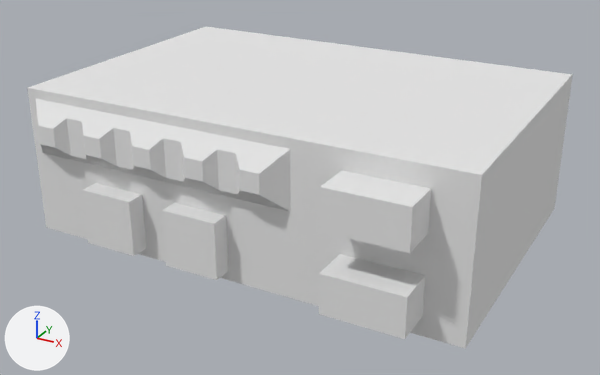
The OBJ model mccore/src/main/resources/assets/ivv/objmodels/parts/radiocopscanner.obj as it was, and as the next commit left it.
One viewpoint serves both versions: a 50 mm camera at (0.315, -0.584, 0.32) aimed at (0.006, -0.024, 0.04). Every picture has the same lights, and +X, +Y and +Z are marked at lower left. Where no turn or scale is listed for an object, it has been applied to the vertices.

The first picture shows 'cube', 'knob2', 'knob3', 'led1', 'led2', 'led3', 'led4', 'led5', 'ledbar', 'thing'.
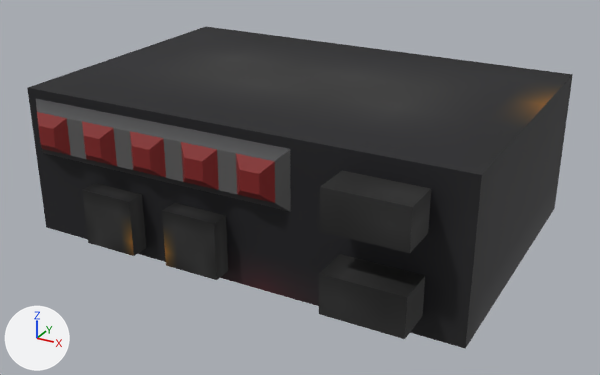
The newer file is also turned or shifted as a whole; pictures and numbers use the older file's frame.

Diff of the bpy script that builds the scene:
```diff
--- a/mccore/src/main/resources/assets/ivv/objmodels/parts/radiocopscanner.obj.py
+++ b/mccore/src/main/resources/assets/ivv/objmodels/parts/radiocopscanner.obj.py
@@ img_radiocopscanner_png @@
+img_radiocopscanner_png = load_image('radiocopscanner.png', '../../textures/parts/radiocopscanner.png', 32, 32, 'sRGB')
@@ mat_m_0_002 @@
+mat_m_0_002 = principled_material('m_0.002')
+mat_m_0_002.texture = img_radiocopscanner_png
+mat_m_0_002.roughness = 0.69
@@ me_cube @@
 me_cube.from_pydata(...)  # 8 vertices, 6 faces; spans x -0.188..0.188, y -0.125..0.125, z 0.0..0.125
-me_cube.materials.append(mat_m_0)  # white #e7e7e7
+me_cube.materials.append(mat_m_0_002)  # picture img_radiocopscanner_png
@@ me_knob2 @@
 me_knob2.from_pydata(...)  # 8 vertices, 6 faces; spans x -0.125..-0.0781, y -0.1406..-0.1094, z 0.0078..0.0547
-me_knob2.materials.append(mat_m_0)  # white #e7e7e7
+me_knob2.materials.append(mat_m_0_002)  # picture img_radiocopscanner_png
@@ me_knob3 @@
 me_knob3.from_pydata(...)  # 8 vertices, 6 faces; spans x -0.0469..0.0, y -0.1406..-0.1094, z 0.0078..0.0547
-me_knob3.materials.append(mat_m_0)  # white #e7e7e7
+me_knob3.materials.append(mat_m_0_002)  # picture img_radiocopscanner_png
@@ me_led1 @@
 me_led1.from_pydata(...)  # 8 vertices, 6 faces; spans x -0.1719..-0.1406, y -0.1406..-0.1328, z 0.0781..0.1094
-me_led1.materials.append(mat_m_0)  # white #e7e7e7
+me_led1.materials.append(mat_m_0_002)  # picture img_radiocopscanner_png
@@ me_led2 @@
 me_led2.from_pydata(...)  # 8 vertices, 6 faces; spans x -0.125..-0.0938, y -0.1406..-0.1328, z 0.0781..0.1094
-me_led2.materials.append(mat_m_0)  # white #e7e7e7
+me_led2.materials.append(mat_m_0_002)  # picture img_radiocopscanner_png
@@ me_led3 @@
 me_led3.from_pydata(...)  # 8 vertices, 6 faces; spans x -0.0781..-0.0469, y -0.1406..-0.1328, z 0.0781..0.1094
-me_led3.materials.append(mat_m_0)  # white #e7e7e7
+me_led3.materials.append(mat_m_0_002)  # picture img_radiocopscanner_png
@@ me_led4 @@
 me_led4.from_pydata(...)  # 8 vertices, 6 faces; spans x -0.0312..0.0, y -0.1406..-0.1328, z 0.0781..0.1094
-me_led4.materials.append(mat_m_0)  # white #e7e7e7
+me_led4.materials.append(mat_m_0_002)  # picture img_radiocopscanner_png
@@ me_led5 @@
 me_led5.from_pydata(...)  # 8 vertices, 6 faces; spans x 0.0156..0.0469, y -0.1406..-0.1328, z 0.0781..0.1094
-me_led5.materials.append(mat_m_0)  # white #e7e7e7
+me_led5.materials.append(mat_m_0_002)  # picture img_radiocopscanner_png
@@ me_ledbar @@
 me_ledbar.from_pydata(...)  # 8 vertices, 6 faces; spans x -0.18..0.055, y -0.133..-0.125, z 0.07..0.117
-me_ledbar.materials.append(mat_m_0)  # white #e7e7e7
+me_ledbar.materials.append(mat_m_0_002)  # picture img_radiocopscanner_png
@@ me_thing @@
 me_thing.from_pydata(...)  # 16 vertices, 12 faces; spans x 0.0938..0.1562, y -0.1562..-0.0937, z 0.0156..0.1094
-me_thing.materials.append(mat_m_0)  # white #e7e7e7
+me_thing.materials.append(mat_m_0_002)  # picture img_radiocopscanner_png
```

Pixel boxes [x1, y1, x2, y2] of what changed, in the pictures (600 x 375 px):
'cube', recoloured (white to black)
    both: [27, 27, 573, 349]
'thing', recoloured (grey to black)
    both: [319, 170, 431, 339]
'ledbar', recoloured (white to grey)
    both: [36, 99, 291, 212]
'knob3', recoloured (grey to black)
    both: [162, 203, 228, 280]
'knob2', recoloured (grey to black)
    both: [82, 183, 146, 256]
'led5', recoloured (white to red)
    both: [236, 153, 275, 203]
'led4', recoloured (white to brown)
    both: [181, 142, 219, 190]
'led3', recoloured (white to red)
    both: [130, 131, 166, 178]
'led2', recoloured (white to brown)
    both: [82, 121, 117, 166]
'led1', recoloured (white to brown)
    both: [37, 112, 71, 155]
